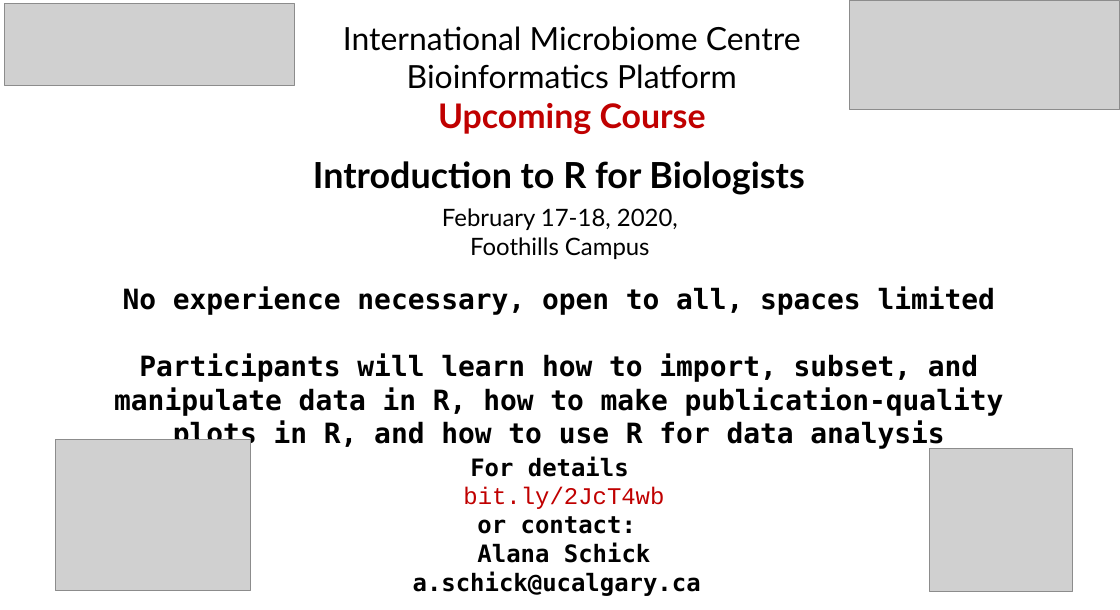
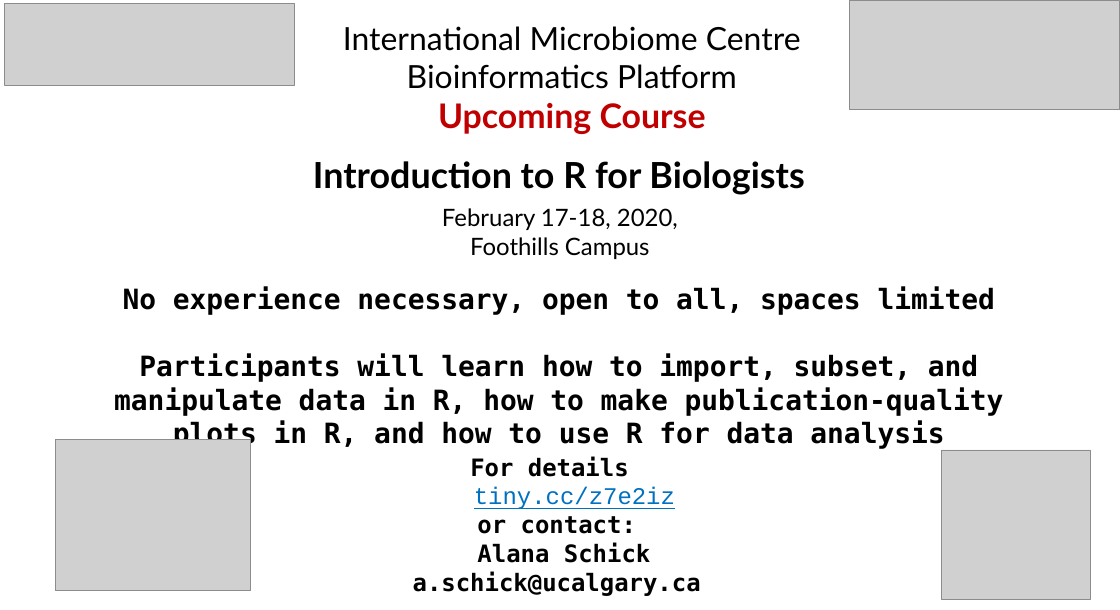
Before and after one commit to alanaschick/introR2020, a slide deck: slide 1 of introRposter_2020.ppt. Drawn at 1120x610 pixels with LibreOffice and Linux fonts; fonts in the diff are those of the drawing; grey boxes stand for pictures. Boxes give left, top, right and bottom in pixels: in the first picture for what was removed or moved away, otherwise in the second. Text is boxed around its words. In the diff, an @@ line names an element or a change of style, - is before the commit and + after.

Commit message:
add QR code for website

```diff
--- a/introRposter_2020.ppt
+++ b/introRposter_2020.ppt
@@ picture: place and size @@
-picture at box(930, 449, 1073, 592)
+picture at box(941, 450, 1091, 599)
@@ text at box(474, 487, 675, 509): text changed; text colour #C00000 to #0070C0 @@
-bit.ly/2JcT4wb
+tiny.cc/z7e2iz
```
